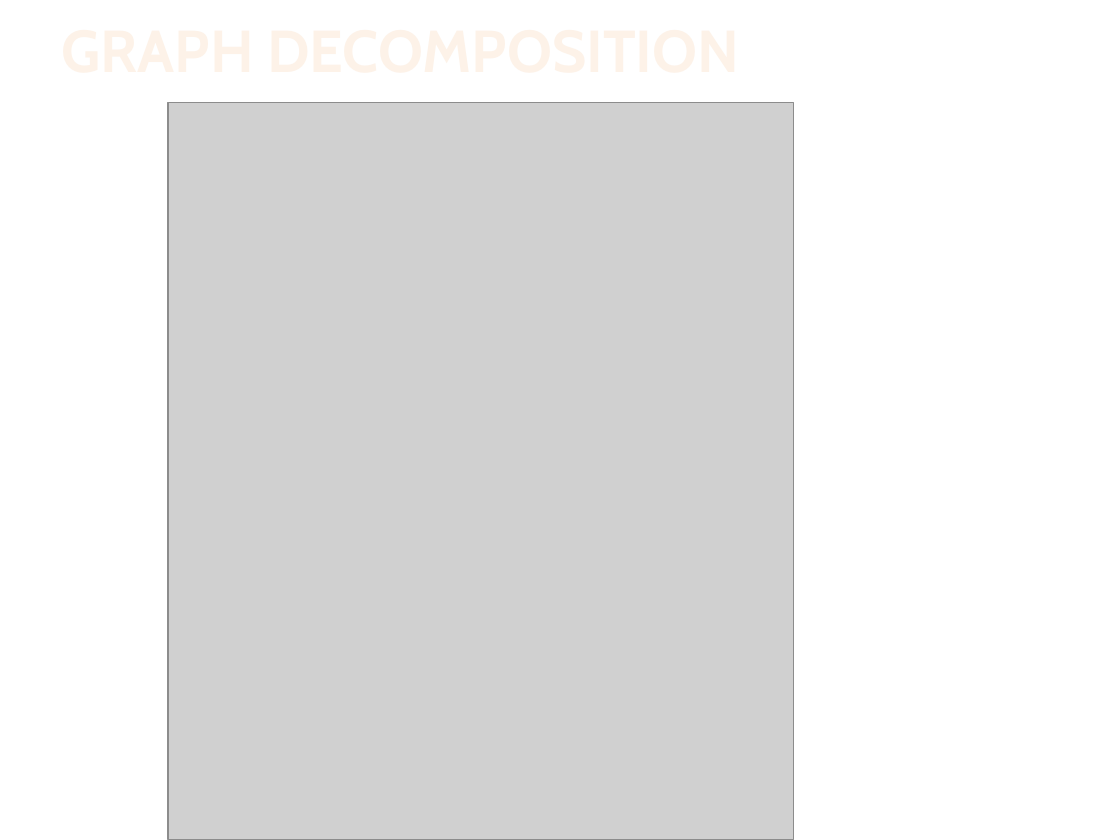
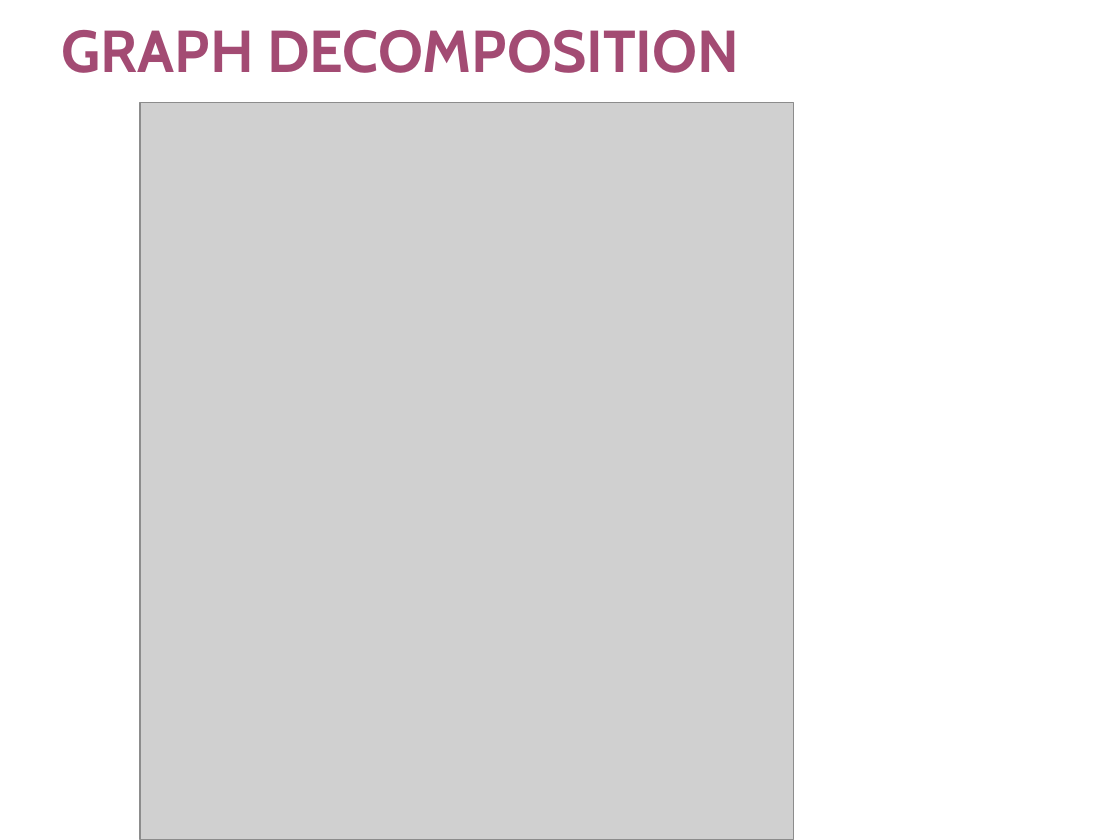
Before and after one commit to diagnoza/develop-, a slide deck: slide 7 of Project1-1/Phase3/Presentation-Phase3.pptx. Drawn at 1120x840 pixels with LibreOffice and Linux fonts; fonts in the diff are those of the drawing; grey boxes stand for pictures; background and template pictures are left out. Boxes give left, top, right and bottom in pixels: in the first picture for what was removed or moved away, otherwise in the second. Text is boxed around its words. In the diff, an @@ line names an element or a change of style, - is before the commit and + after.

```diff
--- a/Project1-1/Phase3/Presentation-Phase3.pptx
+++ b/Project1-1/Phase3/Presentation-Phase3.pptx
@@ title "GRAPH DECOMPOSITION" at bbox=[62, 30, 739, 73]: text colour gradient #FEF7F1 to #FEF3E8 to #FBCF9C to #F9B94C to #A34B73 @@
@@ picture: place and size @@
-picture at bbox=[168, 103, 793, 840]
+picture at bbox=[140, 103, 793, 840]
```
Also in this commit, not shown: 15 other slides changed.
